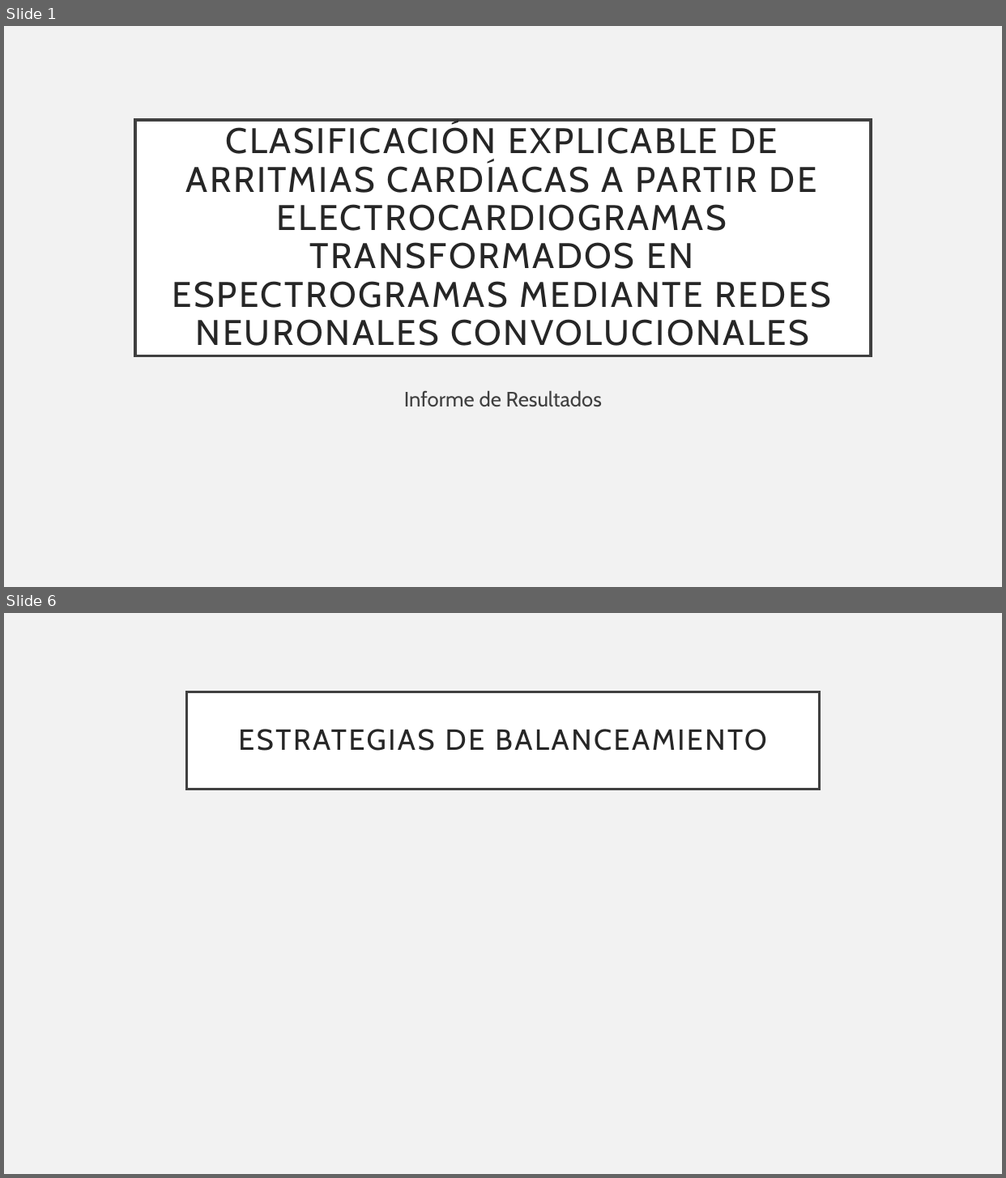
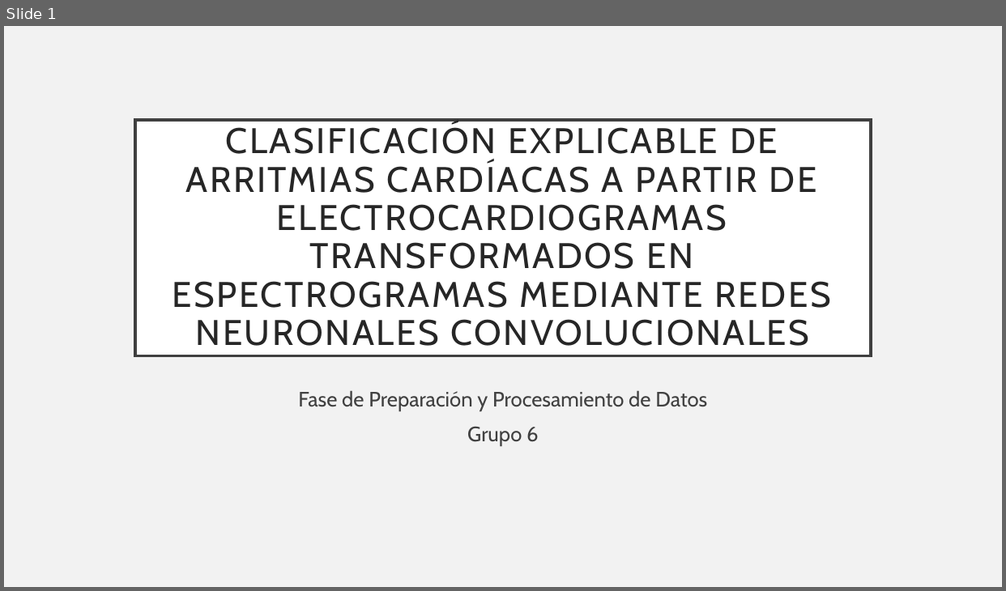
Before and after one commit to luisbustamante-droid/TITULACION_UEES, a slide deck: PresentacionTecnica_Semana2/Clasificación_explicable_dearritmias.pptx. Shown one above the other, each under a label of ours: slides 1 and 6 before the commit, slide 1 after it; the slides between them are not shown. The pictures are 1006x1178 and 1006x591 pixels, drawn with LibreOffice and Linux fonts; fonts in the diff are those of the drawing. Boxes give left, top, right and bottom in pixels: in the first picture for what was removed or moved away, otherwise in the second. Text is boxed around its words. In the diff, an @@ line names an element or a change of style, - is before the commit and + after.

```diff
--- a/PresentacionTecnica_Semana2/Clasificación_explicable_dearritmias.pptx
+++ b/PresentacionTecnica_Semana2/Clasificación_explicable_dearritmias.pptx
@@ slide 6 removed at (x1=4, y1=613, x2=1002, y2=1174), background #F2F2F2 @@
@@ title removed at (x1=187, y1=692, x2=819, y2=789) @@
-ESTRATEGIAS DE BALANCEAMIENTO
@@ slide 1 changed as well @@
@@ subtitle at (x1=298, y1=390, x2=707, y2=446): text changed @@
-Informe de Resultados
+Fase de Preparación y Procesamiento de Datos
+Grupo 6
```
Also in this commit, not shown: 2 other slides changed, 7 slides added, 4 other slides removed.
